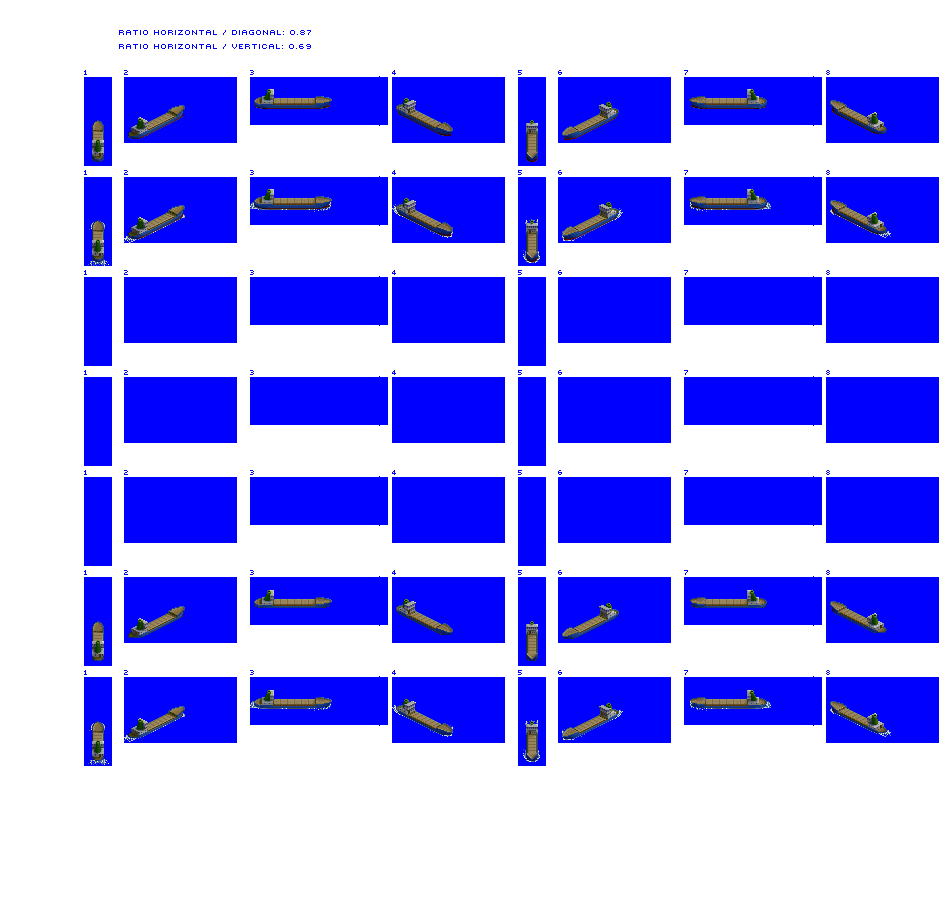
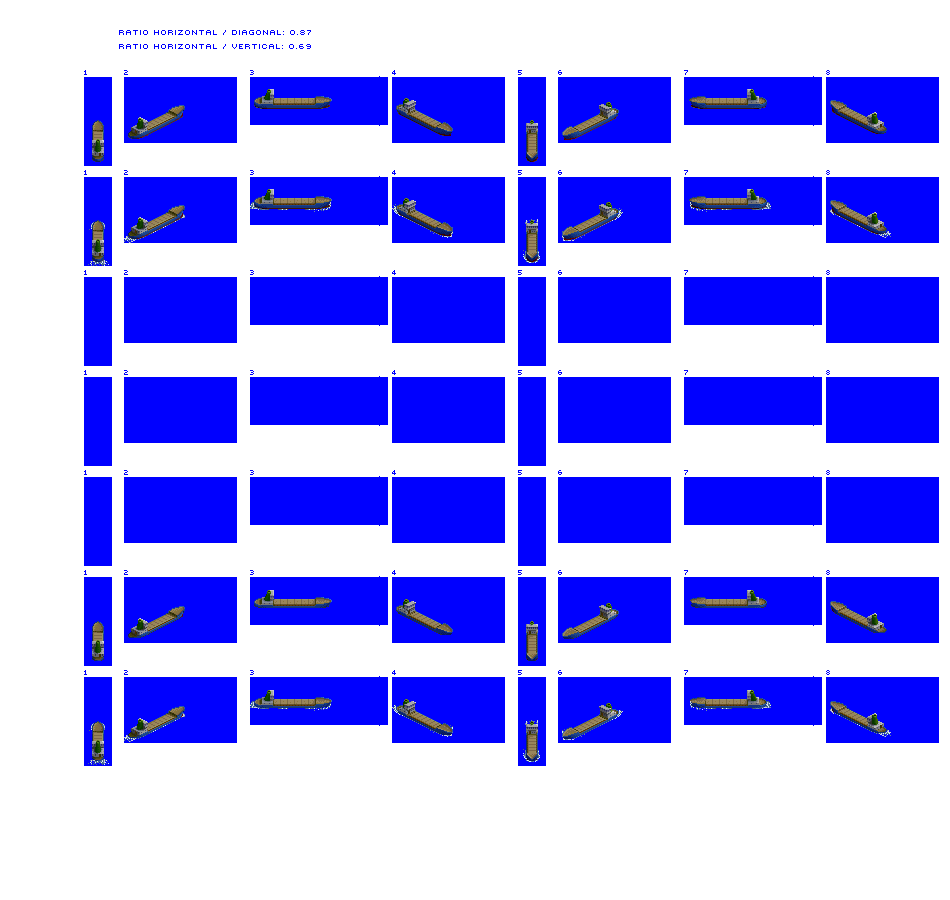
Before/after of a 950 × 900 layered artwork. What changed in the layer stack:
painted on "prop / bow wash" over [269, 209, 752, 709]
